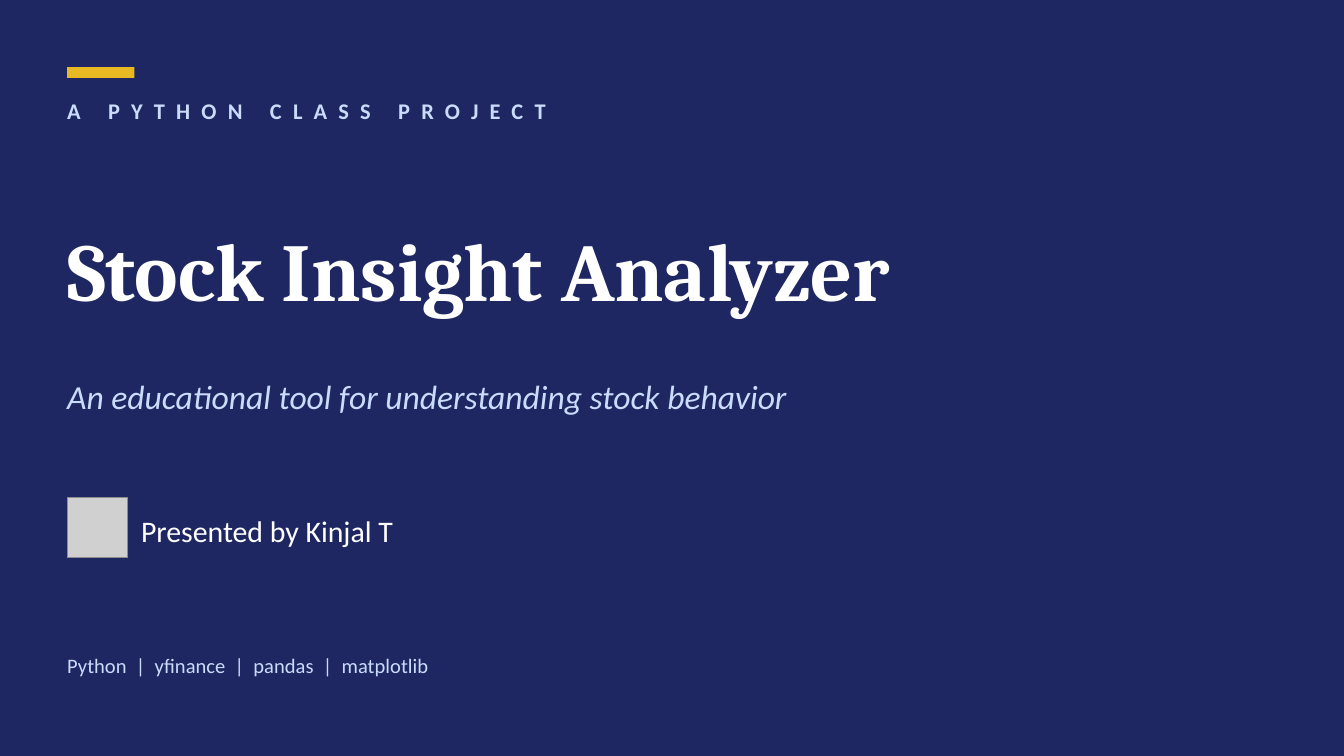
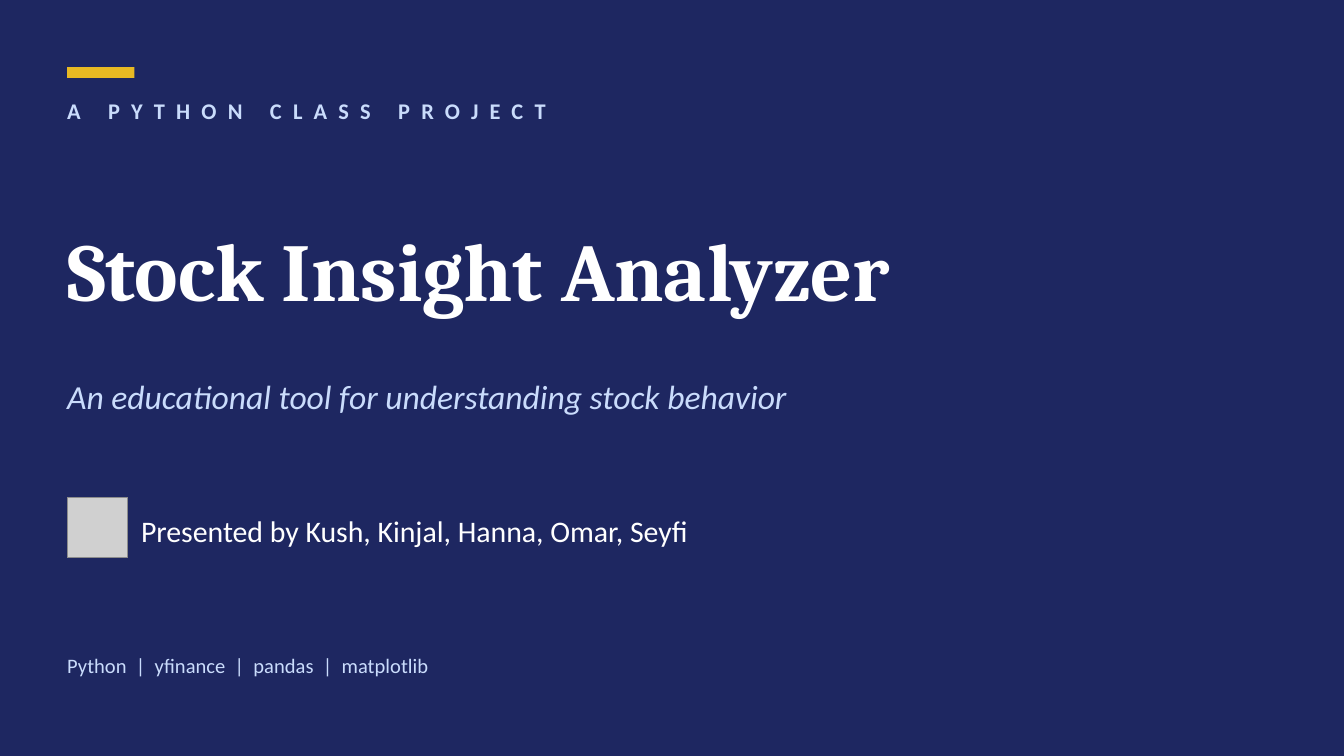
Before and after one commit to kpatelGD/stock-insight-analyzer, a slide deck: slide 1 of Presentation.pptx. Drawn at 1344x756 pixels with LibreOffice and Linux fonts; fonts in the diff are those of the drawing; grey boxes stand for pictures. Boxes give left, top, right and bottom in pixels: in the first picture for what was removed or moved away, otherwise in the second. Text is boxed around its words. In the diff, an @@ line names an element or a change of style, - is before the commit and + after.

```diff
--- a/Presentation.pptx
+++ b/Presentation.pptx
@@ text at <box>141,521,688,547</box>: text changed @@
-Presented by Kinjal T
+Presented by Kush, Kinjal, Hanna, Omar, Seyfi
```
Also in this commit, not shown: 3 other slides changed, 4 other files.
